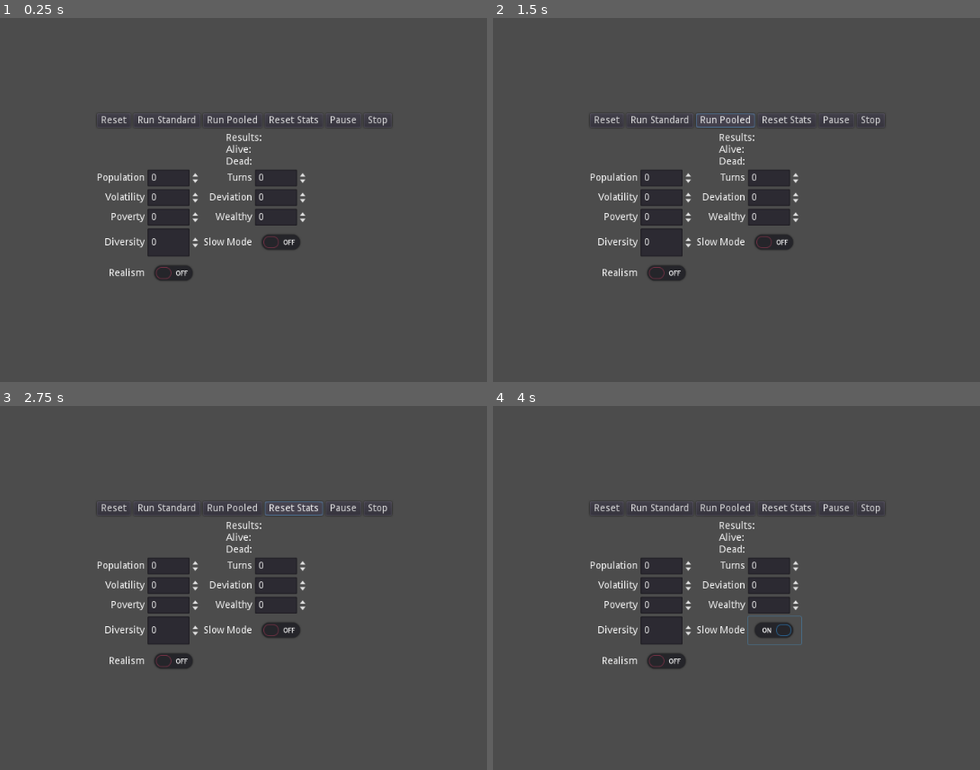
Above: before the commit, frames 1-4 (two rows, left to right).
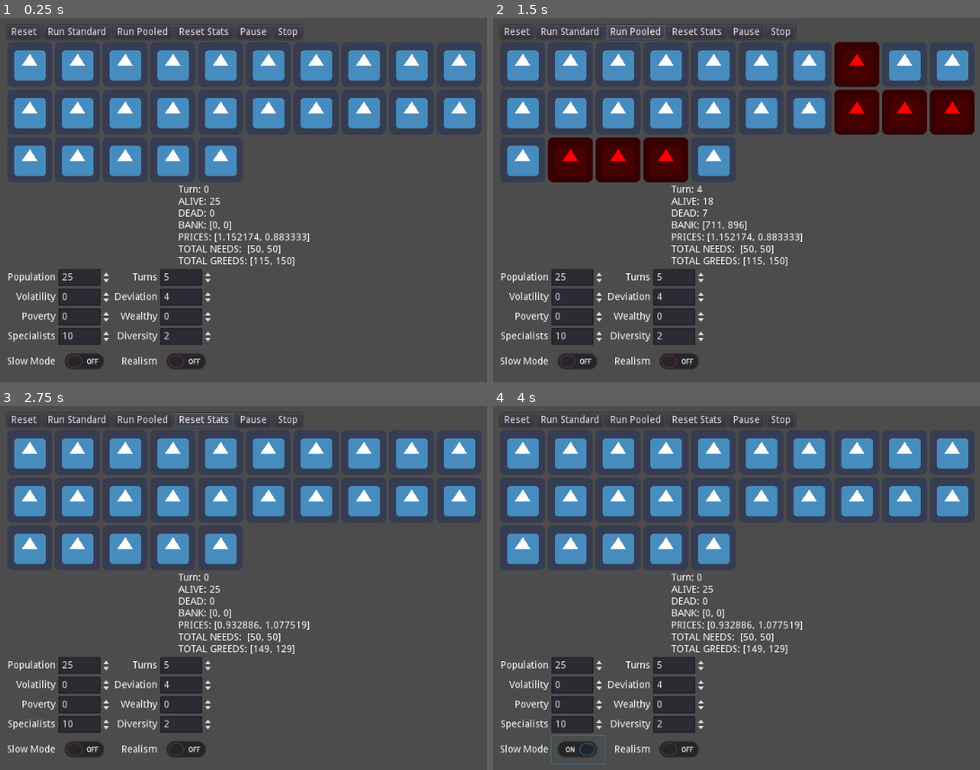
Above: after the commit, the same moments.

Repository: RhetHypo/NeedsAndGreeds
Game: Godot game, scene res://ZaWarudo.tscn
Two runs of this game, one before a commit and one after it. Both use one fixed random seed, a clock stepped at 60 frames per second and the inputs below. The engine's default icon, where the game draws it, is replaced by a stand-in: a white triangle on a blue panel in a dark square.
Inputs (mouse positions are in pixels of both pictures, inside the frame that each line leads up to; where the layout moved, square brackets give the same spot in the first picture):
- Up to frame 1 (0.25 s): no input
- Up to frame 2 (1.5 s): click "Run Standard" at 0.5 s; click "Run Pooled" at 1.25 s
- Up to frame 3 (2.75 s): click "Reset Stats" at 2 s
- Up to frame 4 (4 s): click "Stop" at 2.75 s; click (575, 748) [775, 631] at 3.5 s

The runs differ from the first frame. In frame 1, 24% of the frame differs, in the area x 1-98%, y 2-97%; in frame 2, 28%, in the area x 1-99%, y 1-97%; in frame 3, 24%; in frame 4, 24%.
Error before the commit: Parse Error: The method "prices" isn't declared in the current class. (res://ZaWarudo.gd:141)

Commit message:
Added specialists, fixed pooled calculations

Diff:
--- a/Eed.gd
+++ b/Eed.gd
@@ -3,6 +3,7 @@
 export var needs = []
 export var greeds = []
 export var balances = []
+export var money = 0
 #export var volatility = 1
 export var type = "None"
 
@@ -23,53 +24,55 @@
 	for i in range(0,balances.size()):
 		balances[i] = 0
 	type = set_type
-	hint_tooltip = "Type: " + type + ", Need: " + str(needs) + ", Greed: " + str(greeds) + ", Current: " + str(balances)
+	hint_tooltip = "Type: " + type + ", Need: " + str(needs) + ", Greed: " + str(greeds) + ", Current: " + str(balances) + ", Money: " + str(money)
 	set_status(STATUS.ALIVE)
 
 func work(volatility = 0):
-	for i in needs.size():
+	for i in range(0,needs.size()):
 		if status != STATUS.DEAD:
 			self.balances[i] = self.balances[i] + self.greeds[i] + rng.randi_range(-volatility, volatility)
-	survive()
+	#survive()
 
 func tax(index, volatility = 0, partial = 0):
-	for i in range(0,needs.size()-1):
-		if status != STATUS.DEAD:
-			self.balances[i] = self.balances[i] + self.greeds[i]
-			if partial != 0:
-				if balances[i] > partial:
-					var temp = partial
-					balances[i] = balances[i] - partial
-					return temp
-				else:
-					var temp = balances[i]
-					balances[i] = 0
-					return temp
-			else:
-				var temp = balances[i]
-				balances[i] = 0
+	if status != STATUS.DEAD:
+		self.balances[index] = self.balances[index] + self.greeds[index] + rng.randi_range(-volatility, volatility)
+		if partial != 0:
+			if balances[index] > partial:
+				var temp = partial
+				balances[index] = balances[index] - partial
 				return temp
-		else:
-			var temp = balances[i]
-			balances[i] = 0
-			return temp
+	var temp = self.balances[index]
+	self.balances[index] = 0
+	return temp
 
 func stim(partial,i):
 	balances[i] = balances[i] + partial
 
-func buy():
-	pass
+func buy(index, price, max_amount):
+	var required_amount = needs[index] - balances[index]
+	var required_price = (required_amount) * price
+	if required_amount > 0 and required_amount <= max_amount and required_price < money:
+		money -= required_price
+		balances[index] += required_amount
+		return required_amount
+	return 0
 
-func sell():
-	pass
+func sell(index, price):
+	var profit = balances[index] - needs[index]
+	if profit > 0:
+		money += profit * price
+		balances[index] -= profit
+		return profit
+	return 0
 
 func survive():
-	for i in range(0,needs.size()-1):
-		balances[i] = balances[i] - needs[i]
-		hint_tooltip = "Type: " + type + ", Need: " + str(needs) + ", Greed: " + str(greeds) + ", Current: " + str(balances)
-		if balances[i] < 0 and self.status != STATUS.DEAD:
-			balances[i] = 0
-			self.set_status(STATUS.DEAD)
+	if self.status != STATUS.DEAD:
+		for i in range(0,needs.size()):
+			balances[i] = balances[i] - needs[i]
+			hint_tooltip = "Type: " + type + ", Need: " + str(needs) + ", Greed: " + str(greeds) + ", Current: " + str(balances)
+			if balances[i] < 0:
+				balances[i] = 0
+				self.set_status(STATUS.DEAD)
 
 func set_status(new_status):
 	status = new_status
--- a/ZaWarudo.gd
+++ b/ZaWarudo.gd
@@ -1,16 +1,18 @@
 extends CenterContainer
 
 export var population = 25
-export var turns = 50
-export var volatility = 1
-export var deviation = 10
-export var poor = 10
-export var rich = 10
+export var turns = 5
+export var volatility = 0
+export var deviation = 4
+export var poor = 0
+export var rich = 0
+export var spec = 10
 export var slow = false
-export var realism = true#need is increased to be a percentage of greed, a.k.a. you need to spend money to make money
+export var realism = false#need is increased to be a percentage of greed, a.k.a. you need to spend money to make money
 export var realism_amplifier = .75
 export var need_amplifier = 5
 export var greed_amplifier = 5
+export var spec_amplifier = 2
 export var bank = []
 export var prices = []
 export var gdp = []
@@ -40,6 +42,7 @@
 	variables.get_node("DeviEdit").value = deviation
 	variables.get_node("PoorEdit").value = poor
 	variables.get_node("RichEdit").value = rich
+	variables.get_node("SpecEdit").value = spec
 	variables.get_node("DiveEdit").value = diversity
 	variables.get_node("SlowEdit").pressed = slow
 	variables.get_node("RealismEdit").pressed = realism
@@ -48,29 +51,40 @@
 	for child in grid.get_children():
 		grid.remove_child(child)
 	rng.randomize()
-	grid.columns = sqrt(population)
+	grid.columns = 10#sqrt(population)
 	var curPoor = poor
 	var curRich = rich
+	var curSpec = spec
 	for i in range(population):
+		var rand_spec = rng.randi_range(0, diversity)
 		var curType = "None"
 		var newNeeds = []
 		var newGreeds = []
 		if(curPoor > 0):
 			curType = "Poor"
 			curPoor -= 1
+		elif(curSpec > 0):
+			curType = "Spec"
+			curSpec -= 1
 		elif(curRich > 0):
 			curType = "Rich"
 			curRich -= 1
 		for j in range(0,diversity):
 			newNeeds.append(int(deviation/2)) #* int(need_amplifier)
 			newGreeds.append(rng.randi_range(0, deviation))
+			#newNeeds.append(5)
+			#newGreeds.append(5)
 			if(curType == "Poor"):
 				newGreeds[j] = int(newGreeds[j]/greed_amplifier)
 			elif(curType == "Rich"):
 				newGreeds[j] = int((newGreeds[j]+1)*greed_amplifier)
-			if(realism):
-				if(newNeeds[j] < int(newGreeds[j] * realism_amplifier)):
-					newNeeds[j] = int(newGreeds[j] * realism_amplifier)
+			elif(curType == "Spec"):
+				if j == rand_spec:
+					newGreeds[j] = int((newGreeds[j]+1)*greed_amplifier*spec_amplifier)
+			#TODO: This no longer makes sense, need to overhaul
+#			if(realism):
+#				if(newNeeds[j] < int(newGreeds[j] * realism_amplifier)):
+#					newNeeds[j] = int(newGreeds[j] * realism_amplifier)
 		instance_eed(newNeeds,newGreeds,curType)
 	for j in range(0,diversity):
 		bank.append(0)
@@ -83,7 +97,7 @@
 			break
 		else:
 			yield(self,"next_turn")
-		for child in grid.get_children():
+		for child in grid.get_children():#work phase
 			if stopped:
 				break
 			child.work(volatility)
@@ -91,6 +105,13 @@
 				child.select(true)
 				yield(self,"next_turn")
 				child.select(false)
+		for child in grid.get_children():#sell phase
+			for j in range(0,diversity):
+				bank[j] += child.sell(j,prices[j])
+		for child in grid.get_children():#buy/survive phase
+			for j in range(0,diversity):
+				bank[j] -= child.buy(j,prices[j],bank[j])
+			child.survive()
 		results(i + 1)
 
 func run_pooled_simulation():
@@ -100,19 +121,19 @@
 			break
 		else:
 			yield(self,"next_turn")
-		for j in range(0,diversity):
+		for j in range(0,diversity):#tax phase
 			for child in grid.get_children():
 				if child.status == STATUS.ALIVE:
 					var tax = child.tax(j,volatility)
 					bank[j] = bank[j] + tax
 			results(i + 1)
-		for j in range(0,diversity):
+		for j in range(0,diversity):#stimulus phase
 			for child in grid.get_children():
 				if bank[j] > child.needs[j] and child.status == STATUS.ALIVE:
 					child.stim(child.needs[j], j)
 					bank[j] = bank[j] - child.needs[j]
 			results(i + 1)
-		for child in grid.get_children():
+		for child in grid.get_children():#survive phase
 			child.survive()
 			if slow:
 				child.select(true)
@@ -163,6 +184,17 @@
 		bank.append(0)
 	results(0)
 
+func prices():
+	var gross = 0
+	prices = []
+	for good in gdp:
+		gross += good
+	for good in gdp:
+		if good == 0:
+			prices.append(1)
+		else:
+			prices.append(float(float(gross)/float(good)/gdp.size()))
+
 func _on_Reset_pressed():
 	reset()
 
@@ -212,6 +244,8 @@
 func _on_RichEdit_value_changed(value):
 	rich = value
 
+func _on_SpecEdit_value_changed(value):
+	spec = value
 
 func _on_CheckBox_toggled(button_pressed):
 	slow = button_pressed
--- a/ZaWarudo.tscn
+++ b/ZaWarudo.tscn
@@ -9,9 +9,9 @@
 
 [node name="VBoxContainer" type="VBoxContainer" parent="."]
 margin_left = 302.0
-margin_top = 176.0
+margin_top = 184.0
 margin_right = 722.0
-margin_bottom = 424.0
+margin_bottom = 416.0
 
 [node name="MarginContainer" type="MarginContainer" parent="VBoxContainer"]
 margin_right = 420.0
@@ -82,127 +82,141 @@
 [node name="Variables" type="GridContainer" parent="VBoxContainer"]
 margin_top = 80.0
 margin_right = 420.0
-margin_bottom = 248.0
+margin_bottom = 232.0
 columns = 4
 
 [node name="PopLabel" type="Label" parent="VBoxContainer/Variables"]
 margin_top = 5.0
-margin_right = 68.0
+margin_right = 69.0
 margin_bottom = 19.0
 text = "Population"
 align = 2
 
 [node name="PopEdit" type="SpinBox" parent="VBoxContainer/Variables"]
-margin_left = 72.0
-margin_right = 148.0
+margin_left = 73.0
+margin_right = 149.0
 margin_bottom = 24.0
 
 [node name="TurnsLabel" type="Label" parent="VBoxContainer/Variables"]
-margin_left = 152.0
+margin_left = 153.0
 margin_top = 5.0
-margin_right = 221.0
+margin_right = 214.0
 margin_bottom = 19.0
 text = "Turns"
 align = 2
 
 [node name="TurnsEdit" type="SpinBox" parent="VBoxContainer/Variables"]
-margin_left = 225.0
-margin_right = 301.0
+margin_left = 218.0
+margin_right = 294.0
 margin_bottom = 24.0
 
 [node name="VolLabel" type="Label" parent="VBoxContainer/Variables"]
 margin_top = 33.0
-margin_right = 68.0
+margin_right = 69.0
 margin_bottom = 47.0
 text = "Volatility"
 align = 2
 
 [node name="VolEdit" type="SpinBox" parent="VBoxContainer/Variables"]
-margin_left = 72.0
+margin_left = 73.0
 margin_top = 28.0
-margin_right = 148.0
+margin_right = 149.0
 margin_bottom = 52.0
 
 [node name="DeviLabel" type="Label" parent="VBoxContainer/Variables"]
-margin_left = 152.0
+margin_left = 153.0
 margin_top = 33.0
-margin_right = 221.0
+margin_right = 214.0
 margin_bottom = 47.0
 text = "Deviation"
 align = 2
 
 [node name="DeviEdit" type="SpinBox" parent="VBoxContainer/Variables"]
-margin_left = 225.0
+margin_left = 218.0
 margin_top = 28.0
-margin_right = 301.0
+margin_right = 294.0
 margin_bottom = 52.0
 
 [node name="PoorLabel" type="Label" parent="VBoxContainer/Variables"]
 margin_top = 61.0
-margin_right = 68.0
+margin_right = 69.0
 margin_bottom = 75.0
 text = "Poverty"
 align = 2
 
 [node name="PoorEdit" type="SpinBox" parent="VBoxContainer/Variables"]
-margin_left = 72.0
+margin_left = 73.0
 margin_top = 56.0
-margin_right = 148.0
+margin_right = 149.0
 margin_bottom = 80.0
 
 [node name="RichLabel" type="Label" parent="VBoxContainer/Variables"]
-margin_left = 152.0
+margin_left = 153.0
 margin_top = 61.0
-margin_right = 221.0
+margin_right = 214.0
 margin_bottom = 75.0
 text = "Wealthy"
 align = 2
 
 [node name="RichEdit" type="SpinBox" parent="VBoxContainer/Variables"]
-margin_left = 225.0
+margin_left = 218.0
 margin_top = 56.0
-margin_right = 301.0
+margin_right = 294.0
 margin_bottom = 80.0
 
+[node name="SpecLabel" type="Label" parent="VBoxContainer/Variables"]
+margin_top = 89.0
+margin_right = 69.0
+margin_bottom = 103.0
+text = "Specialists"
+align = 2
+
+[node name="SpecEdit" type="SpinBox" parent="VBoxContainer/Variables"]
+margin_left = 73.0
+margin_top = 84.0
+margin_right = 149.0
+margin_bottom = 108.0
+
 [node name="DiveLabel" type="Label" parent="VBoxContainer/Variables"]
-margin_top = 97.0
-margin_right = 68.0
-margin_bottom = 111.0
+margin_left = 153.0
+margin_top = 89.0
+margin_right = 214.0
+margin_bottom = 103.0
 text = "Diversity"
 align = 2
 
 [node name="DiveEdit" type="SpinBox" parent="VBoxContainer/Variables"]
-margin_left = 72.0
+margin_left = 218.0
 margin_top = 84.0
-margin_right = 148.0
-margin_bottom = 124.0
+margin_right = 294.0
+margin_bottom = 108.0
 
 [node name="SlowLabel" type="Label" parent="VBoxContainer/Variables"]
-margin_left = 152.0
-margin_top = 97.0
-margin_right = 221.0
-margin_bottom = 111.0
+margin_top = 125.0
+margin_right = 69.0
+margin_bottom = 139.0
 text = "Slow Mode"
 align = 2
 
 [node name="SlowEdit" type="CheckButton" parent="VBoxContainer/Variables"]
-margin_left = 225.0
-margin_top = 84.0
-margin_right = 301.0
-margin_bottom = 124.0
+margin_left = 73.0
+margin_top = 112.0
+margin_right = 149.0
+margin_bottom = 152.0
 
 [node name="RealismLabel" type="Label" parent="VBoxContainer/Variables"]
-margin_top = 141.0
-margin_right = 68.0
-margin_bottom = 155.0
+margin_left = 153.0
+margin_top = 125.0
+margin_right = 214.0
+margin_bottom = 139.0
 text = "Realism"
 align = 2
 
 [node name="RealismEdit" type="CheckButton" parent="VBoxContainer/Variables"]
-margin_left = 72.0
-margin_top = 128.0
-margin_right = 148.0
-margin_bottom = 168.0
+margin_left = 218.0
+margin_top = 112.0
+margin_right = 294.0
+margin_bottom = 152.0
 
 [node name="TurnTimer" type="Timer" parent="."]
 wait_time = 0.05
@@ -219,6 +233,7 @@
 [connection signal="value_changed" from="VBoxContainer/Variables/DeviEdit" to="." method="_on_DeviEdit_value_changed"]
 [connection signal="value_changed" from="VBoxContainer/Variables/PoorEdit" to="." method="_on_PoorEdit_value_changed"]
 [connection signal="value_changed" from="VBoxContainer/Variables/RichEdit" to="." method="_on_RichEdit_value_changed"]
+[connection signal="value_changed" from="VBoxContainer/Variables/SpecEdit" to="." method="_on_SpecEdit_value_changed"]
 [connection signal="value_changed" from="VBoxContainer/Variables/DiveEdit" to="." method="_on_DiveEdit_value_changed"]
 [connection signal="toggled" from="VBoxContainer/Variables/SlowEdit" to="." method="_on_CheckBox_toggled"]
 [connection signal="toggled" from="VBoxContainer/Variables/RealismEdit" to="." method="_on_RealismEdit_toggled"]
